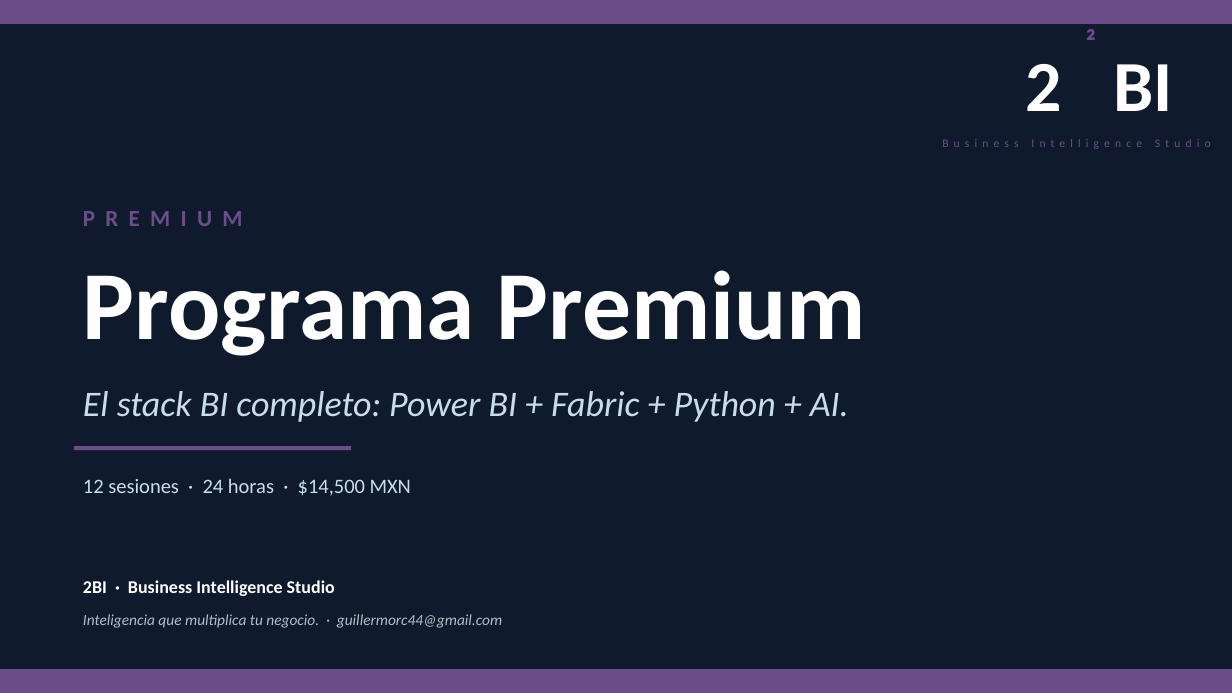
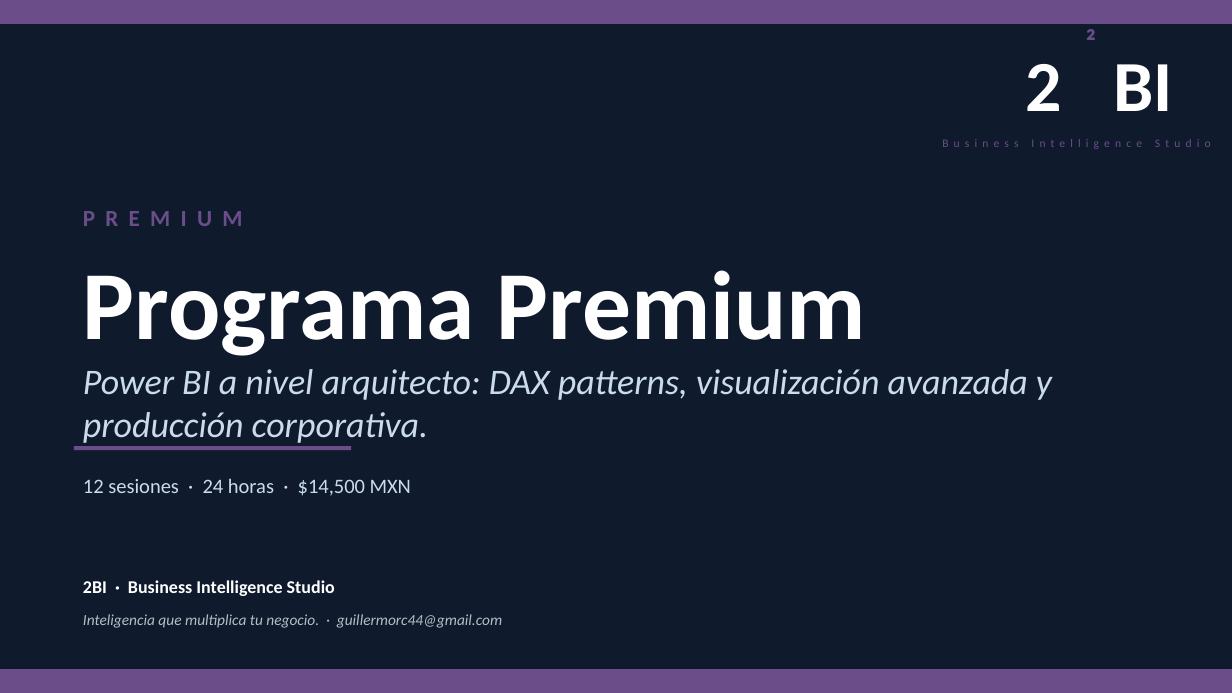
Before and after one commit to iKingRagnar/2BI, a slide deck: slide 1 of scorecard-General/PAGINA-2BI/academia/materiales/08_Premium_Presentacion_Comercial.pptx. Drawn at 1232x693 pixels with LibreOffice and Linux fonts; fonts in the diff are those of the drawing. Boxes give left, top, right and bottom in pixels: in the first picture for what was removed or moved away, otherwise in the second. Text is boxed around its words. In the diff, an @@ line names an element or a change of style, - is before the commit and + after.

Commit message:
feat(academia): nueva seccion de cursos Power BI con 4 tiers + 12 materiales

```diff
--- a/scorecard-General/PAGINA-2BI/academia/materiales/08_Premium_Presentacion_Comercial.pptx
+++ b/scorecard-General/PAGINA-2BI/academia/materiales/08_Premium_Presentacion_Comercial.pptx
@@ text at (83, 369, 1052, 447): text changed @@
-El stack BI completo: Power BI + Fabric + Python + AI.
+Power BI a nivel arquitecto: DAX patterns, visualización avanzada y producción corporativa.
```
Also in this commit, not shown: 9 other slides changed, 28 other files.
